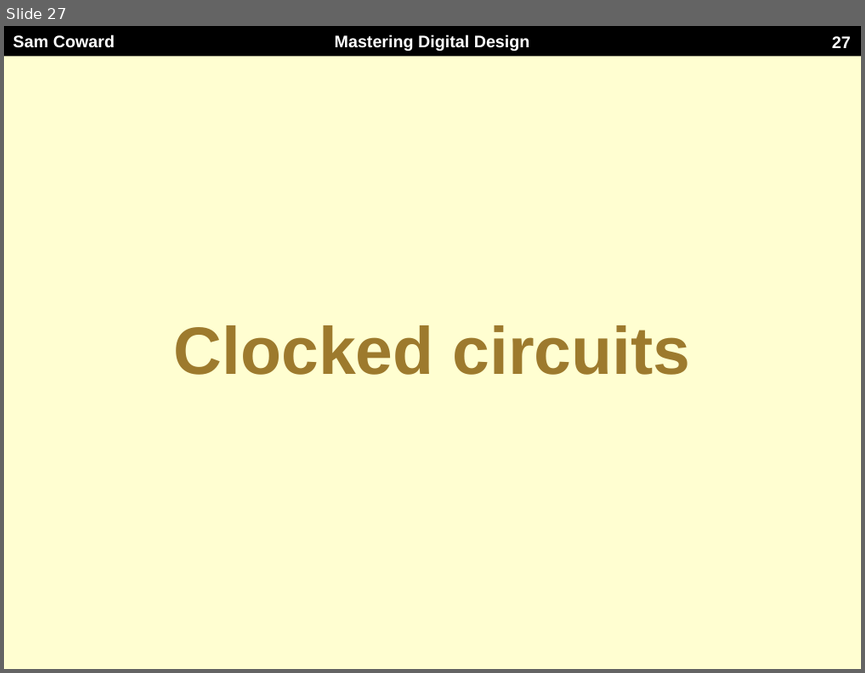
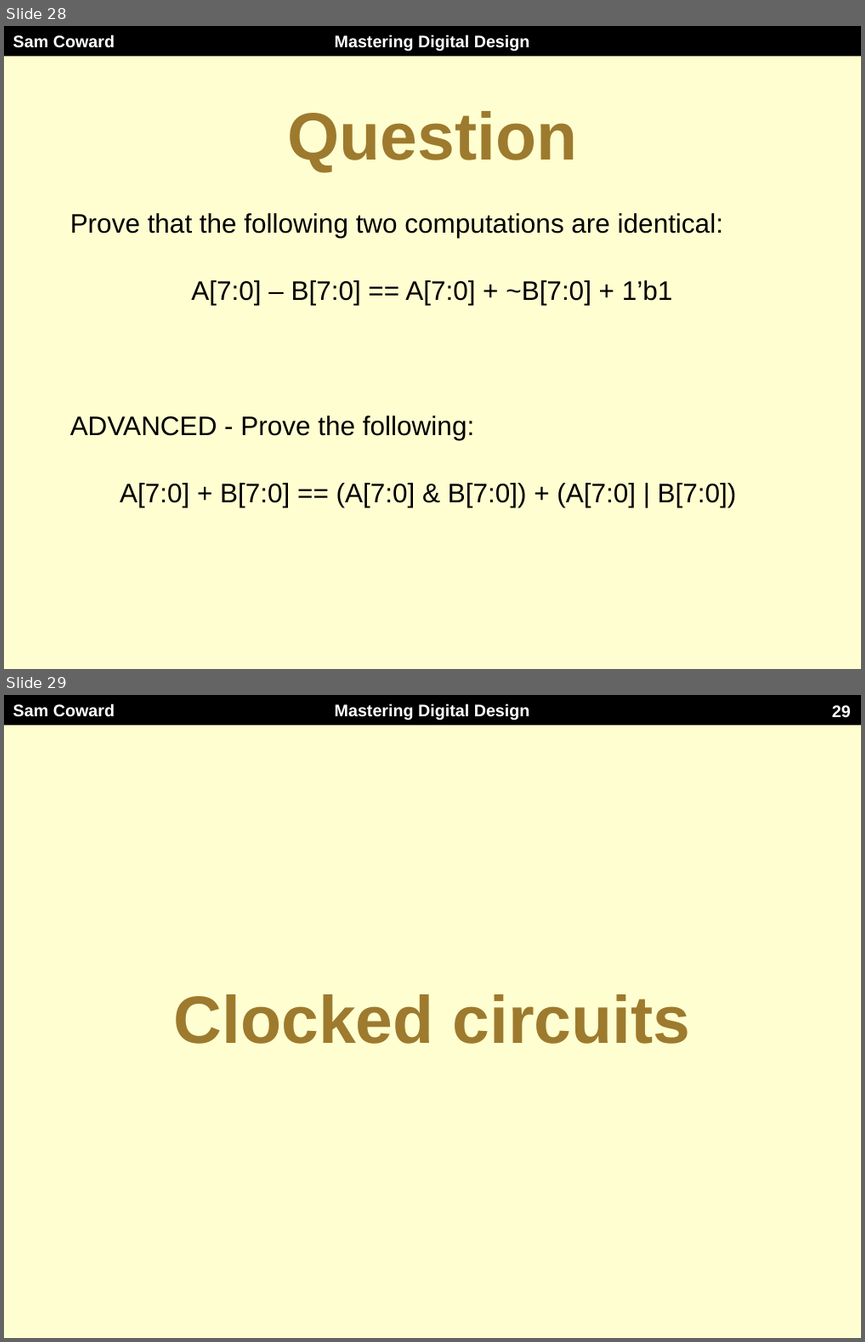
Before and after one commit to Mastering-Digital-Design/Lab-Module, a slide deck: lectures/lecture2.pptx. Shown one above the other, each under a label of ours: slide 27 before the commit, slides 28 and 29 after it. The pictures are 865x673 and 865x1342 pixels, drawn with LibreOffice and Linux fonts; fonts in the diff are those of the drawing. Boxes give left, top, right and bottom in pixels: in the first picture for what was removed or moved away, otherwise in the second. Text is boxed around its words. In the diff, an @@ line names an element or a change of style, - is before the commit and + after.

```diff
--- a/lectures/lecture2.pptx
+++ b/lectures/lecture2.pptx
@@ slide 28 added at (4, 26, 861, 669), background #FFFED1; not listed: 3 template elements that a slide beside it also shows @@
@@ title added at (287, 111, 577, 172), 80 pt, text #9D7A2D, bold @@
+Question
@@ text added at (70, 213, 737, 507), 32 pt, text #000000 @@
+Prove that the following two computations are identical:
+A[7:0] – B[7:0] == A[7:0] + ~B[7:0] + 1’b1
+ADVANCED - Prove the following:
+A[7:0] + B[7:0] == (A[7:0] & B[7:0]) + (A[7:0] | B[7:0])
@@ what was slide 27 is now slide 29 @@
@@ page number at (832, 705, 851, 717): text changed @@
-27
+29
```
Also in this commit, not shown: 3 slides changed, 1 other slide added.
